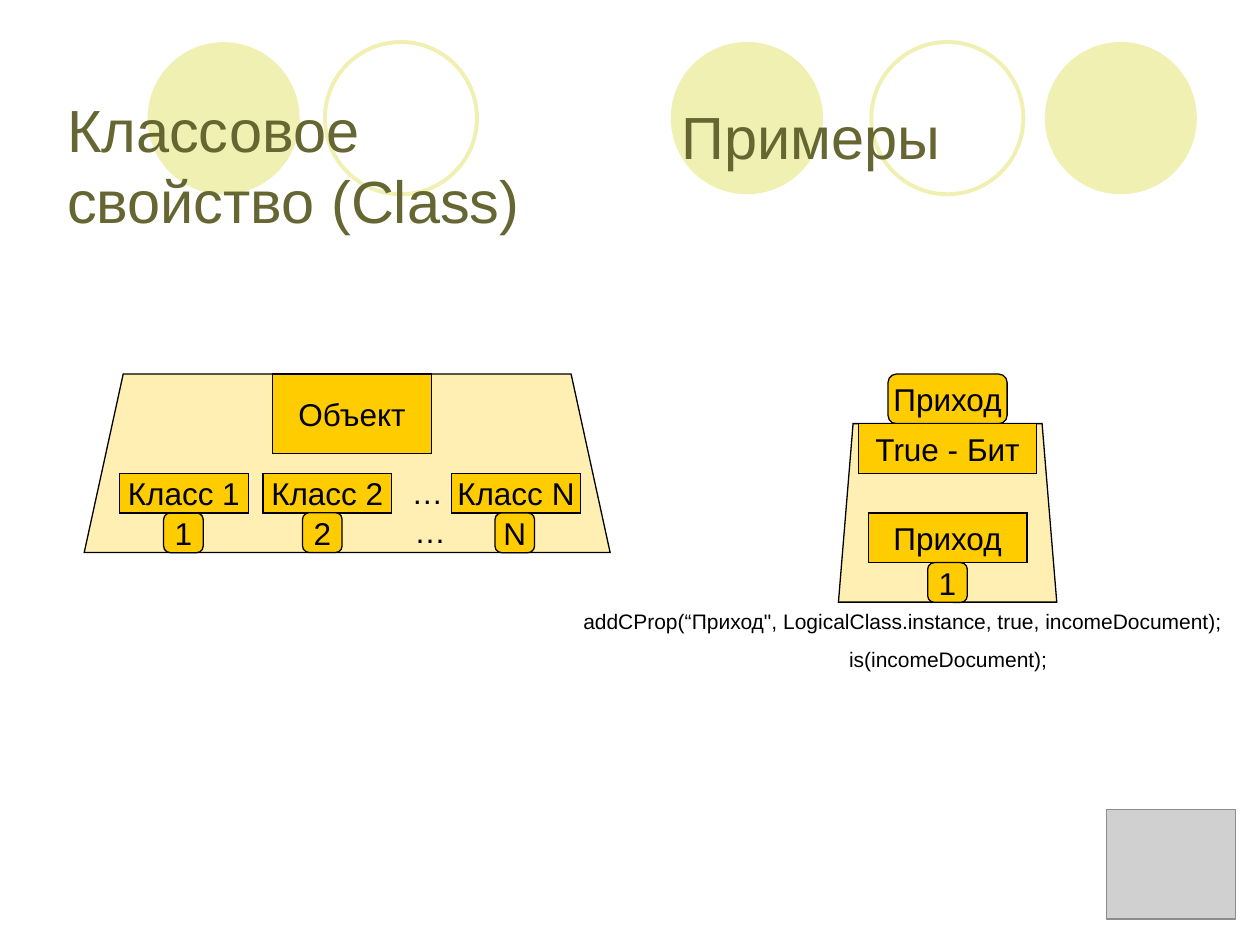
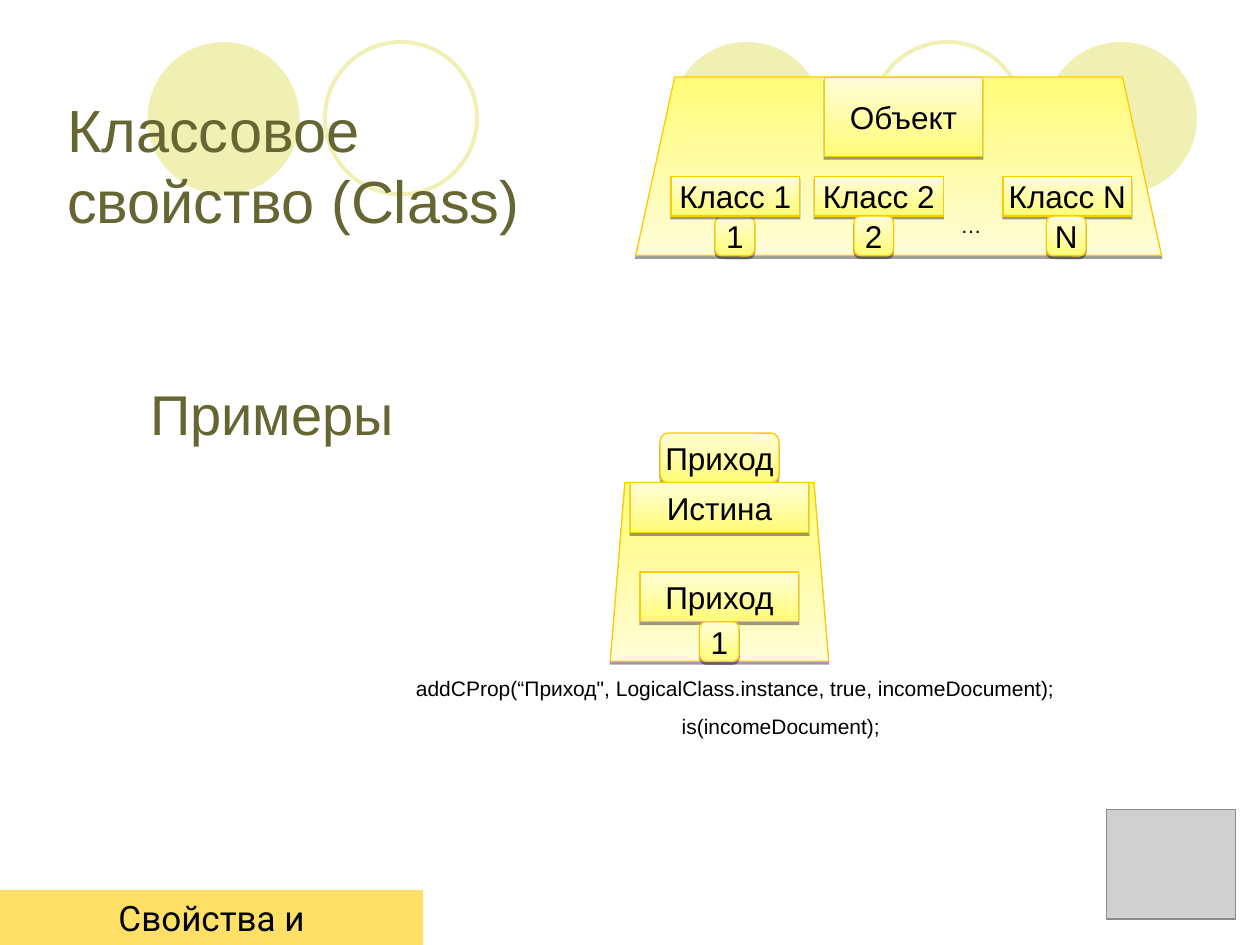
Before and after one commit to lsfusion/platform, a slide deck: slide 21 of platform/docs/Презентация.ppt (slide 10 before the commit). Drawn at 1260x945 pixels with LibreOffice and Linux fonts; fonts in the diff are those of the drawing; grey boxes stand for pictures. Boxes give left, top, right and bottom in pixels: in the first picture for what was removed or moved away, otherwise in the second. Text is boxed around its words. In the diff, an @@ line names an element or a change of style, - is before the commit and + after.

```diff
--- a/platform/docs/Презентация.ppt
+++ b/platform/docs/Презентация.ppt
@@ freeform shape added at (x1=636, y1=77, x2=1162, y2=256), fill gradient #FFFC78 to #FFFDD7, outline #FFCB00 0.74 pt @@
@@ text added at (x1=949, y1=207, x2=994, y2=244), 12 pt, text #000000 @@
+…
@@ 3 rectangles, 1 freeform shape moved together from (x1=120, y1=474, x2=580, y2=553) to (x1=670, y1=176, x2=1131, y2=256) @@
@@ fill #FFCC00 to gradient #FFFC78 to #FFFDD7; outline #000000 0.74 pt to #FFCB00 0.74 pt; shadow on in 10 elements at (x1=699, y1=621, x2=738, y2=662), (x1=640, y1=572, x2=799, y2=621), (x1=660, y1=433, x2=779, y2=483), (x1=824, y1=77, x2=983, y2=156), (x1=716, y1=217, x2=755, y2=257), (x1=670, y1=176, x2=799, y2=215), (x1=814, y1=176, x2=942, y2=215), (x1=1003, y1=176, x2=1131, y2=215), (x1=854, y1=215, x2=893, y2=256), (x1=1047, y1=217, x2=1086, y2=257) @@
@@ 2 freeform shapes, 1 rectangle moved together from (x1=164, y1=374, x2=534, y2=553) to (x1=716, y1=77, x2=1086, y2=257) @@
@@ text "Примеры" moved from (x1=682, y1=112, x2=940, y2=170) to (x1=150, y1=396, x2=394, y2=446) @@
@@ text "Примеры" at (x1=150, y1=396, x2=394, y2=446): size 34 to 32 pt @@
@@ freeform shape removed at (x1=84, y1=374, x2=610, y2=553) @@
@@ 1 freeform shape, 1 rectangle, 1 rounded rectangle moved together from (x1=868, y1=374, x2=1027, y2=604) to (x1=640, y1=433, x2=799, y2=662) @@
@@ freeform shape removed at (x1=838, y1=423, x2=1056, y2=602) @@
@@ rectangle removed at (x1=858, y1=423, x2=1037, y2=472) @@
-True - Бит
@@ text removed at (x1=399, y1=466, x2=456, y2=517) @@
-…
@@ text removed at (x1=402, y1=507, x2=459, y2=557) @@
-…
@@ freeform shape added at (x1=610, y1=483, x2=828, y2=662), fill gradient #FFFC78 to #FFFDD7, outline #FFCB00 0.74 pt @@
@@ rectangle added at (x1=630, y1=483, x2=809, y2=532), fill gradient #FFFC78 to #FFFDD7, outline #FFCB00 0.74 pt, 18 pt, text #000000 @@
+Истина
@@ text "addCProp(“Приход", LogicalClass.instance, true, incomeDocume ..." moved from (x1=583, y1=613, x2=1221, y2=633) to (x1=416, y1=680, x2=1054, y2=701) @@
@@ text "is(incomeDocument);" moved from (x1=849, y1=651, x2=1047, y2=671) to (x1=682, y1=718, x2=880, y2=739) @@
@@ rectangle added at (x1=0, y1=890, x2=423, y2=945), fill #FFE066, 20 pt, text #000000 @@
+Свойства и ограничения
```
Also in this commit, not shown: 11 other slides changed, 29 slides added, 18 slides removed.
